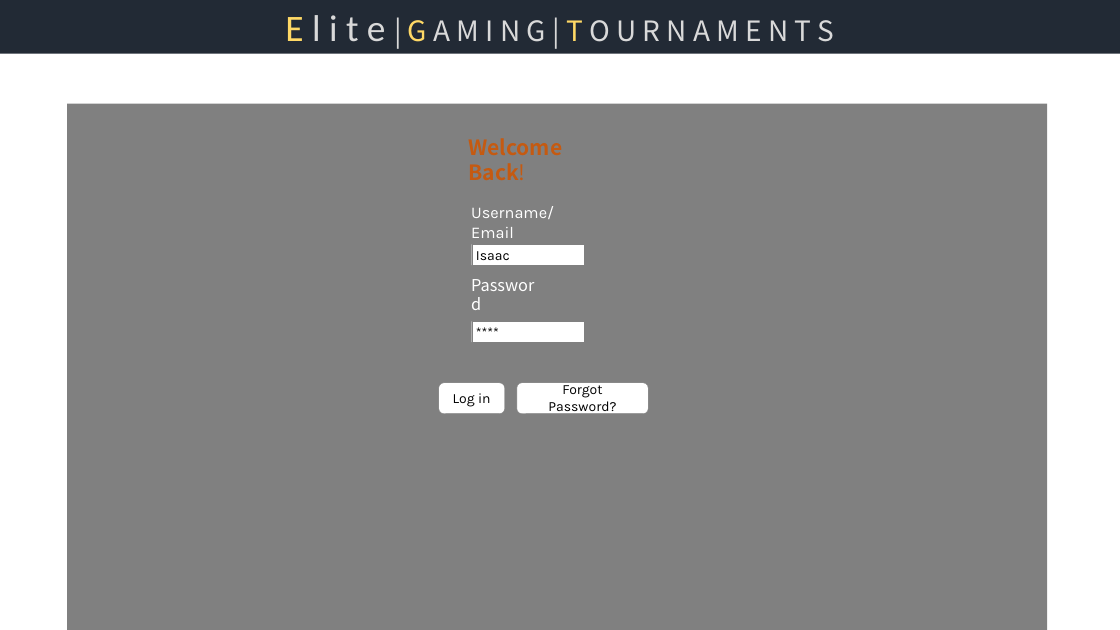
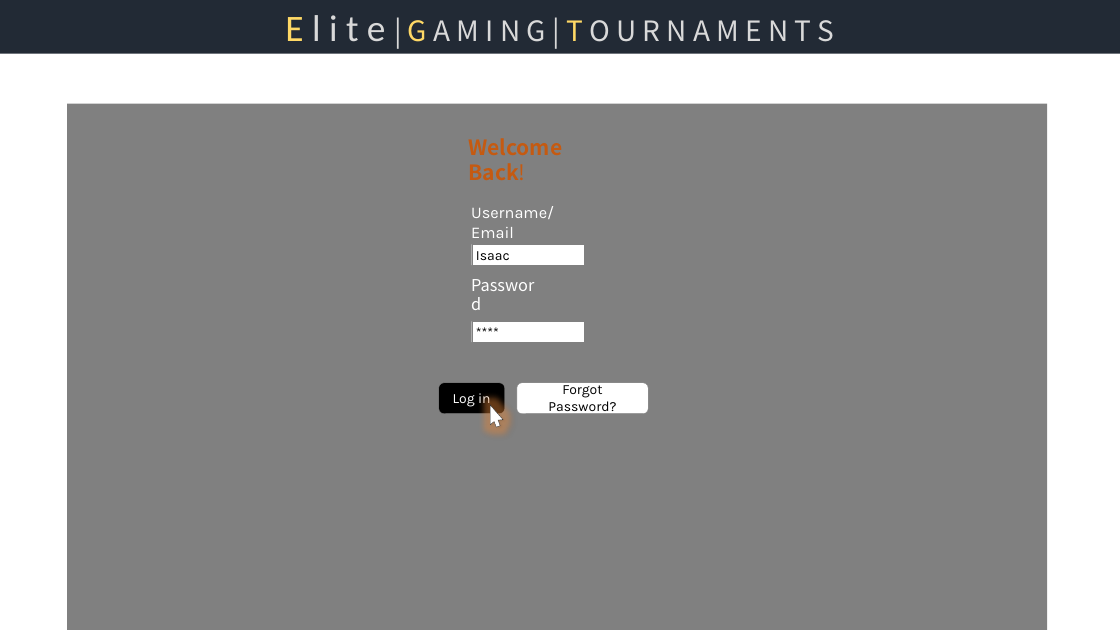
Before and after one commit to WVUP/Fall2015, a slide deck: slide 6 of Custom Project/Isaac Vidrine/egtStoryboard.pptx. Drawn at 1120x630 pixels with LibreOffice and Linux fonts; fonts in the diff are those of the drawing. Boxes give left, top, right and bottom in pixels: in the first picture for what was removed or moved away, otherwise in the second. Text is boxed around its words. In the diff, an @@ line names an element or a change of style, - is before the commit and + after.

Commit message:
update
storyboard update

```diff
--- a/Custom Project/Isaac Vidrine/egtStoryboard.pptx
+++ b/Custom Project/Isaac Vidrine/egtStoryboard.pptx
@@ rounded rectangle "Log in" at (439,383,504,414): text colour #000000 to #FFFFFF; fill #FFFFFF to #000000 @@
@@ freeform shape added at (484,402,505,429), fill #FFFFFF, outline #262626 0.25 pt @@
```
